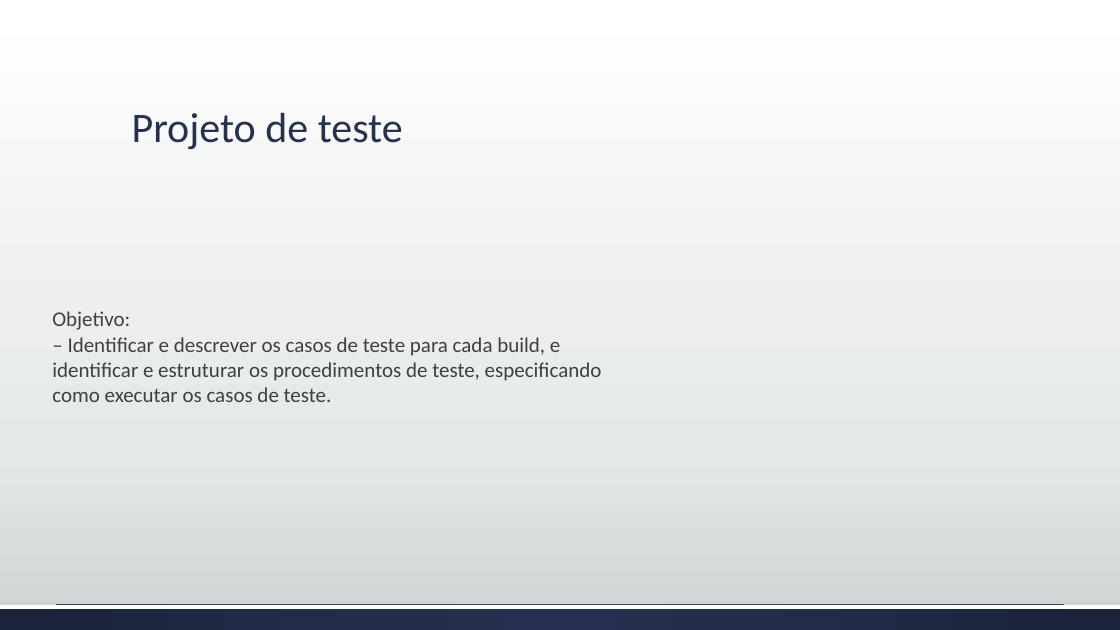
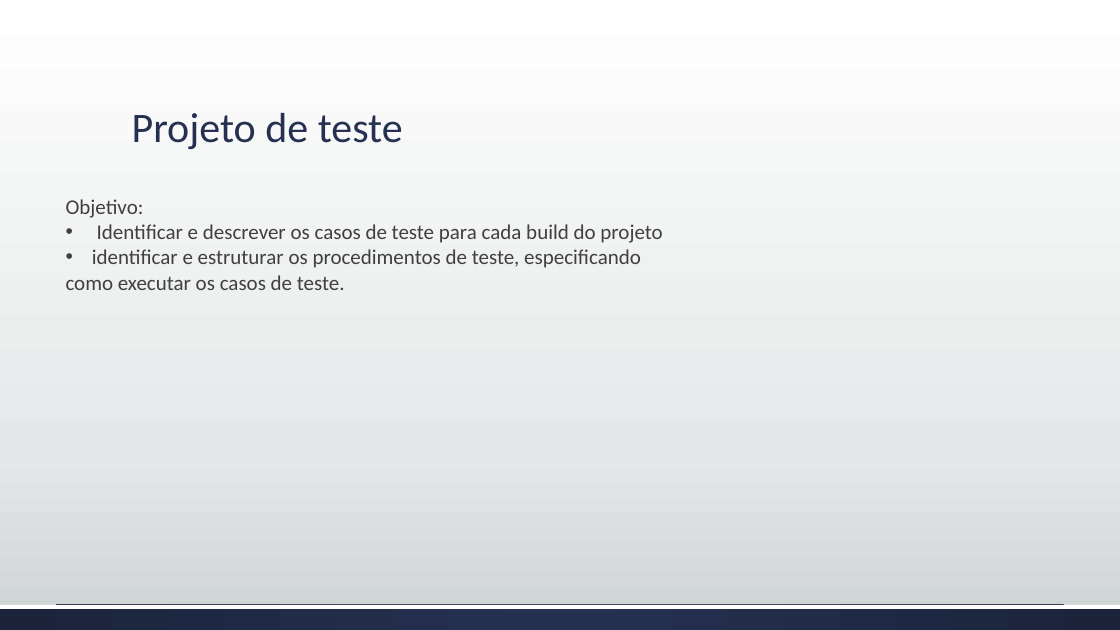
Before and after one commit to josimarpe/SIB, a slide deck: slide 12 of Requisitos/Plano de Projeto 1.pptx (slide 11 before the commit). Drawn at 1120x630 pixels with LibreOffice and Linux fonts; fonts in the diff are those of the drawing. Boxes give left, top, right and bottom in pixels: in the first picture for what was removed or moved away, otherwise in the second. Text is boxed around its words. In the diff, an @@ line names an element or a change of style, - is before the commit and + after.

```diff
--- a/Requisitos/Plano de Projeto 1.pptx
+++ b/Requisitos/Plano de Projeto 1.pptx
@@ text "Objetivo:" moved from (x1=52, y1=311, x2=602, y2=402) to (x1=66, y1=199, x2=662, y2=290) @@
@@ text at (x1=97, y1=224, x2=662, y2=243): text changed @@
-– Identificar e descrever os casos de teste para cada build, e
+• Identificar e descrever os casos de teste para cada build do projeto
@@ text at (x1=92, y1=249, x2=641, y2=268): bullet none to • @@
```
Also in this commit, not shown: 1 other slide changed, 1 slide added.
